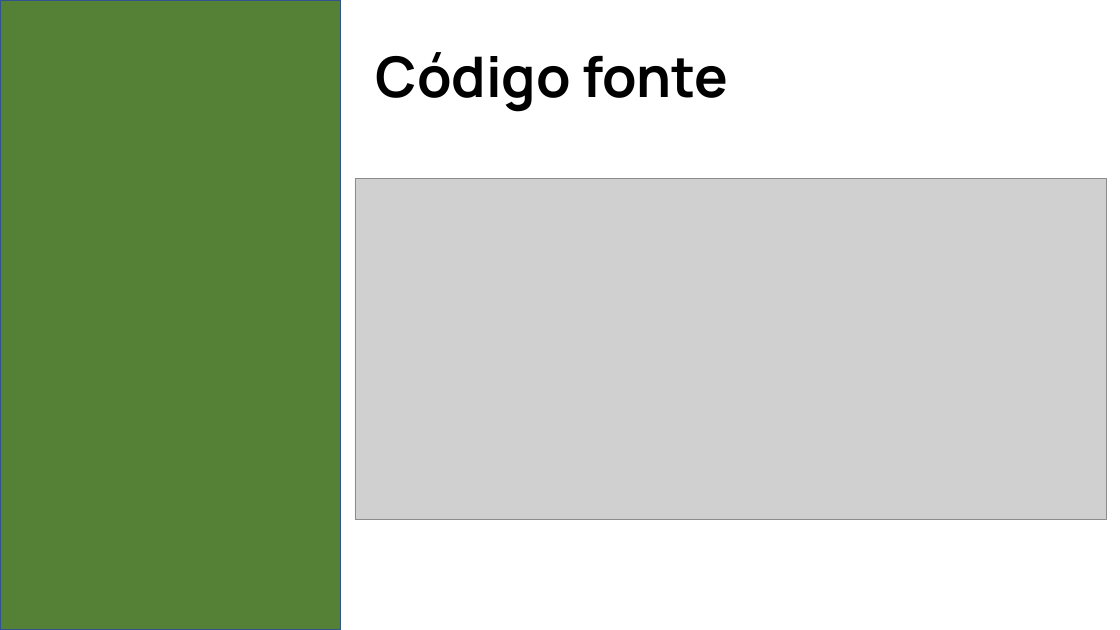
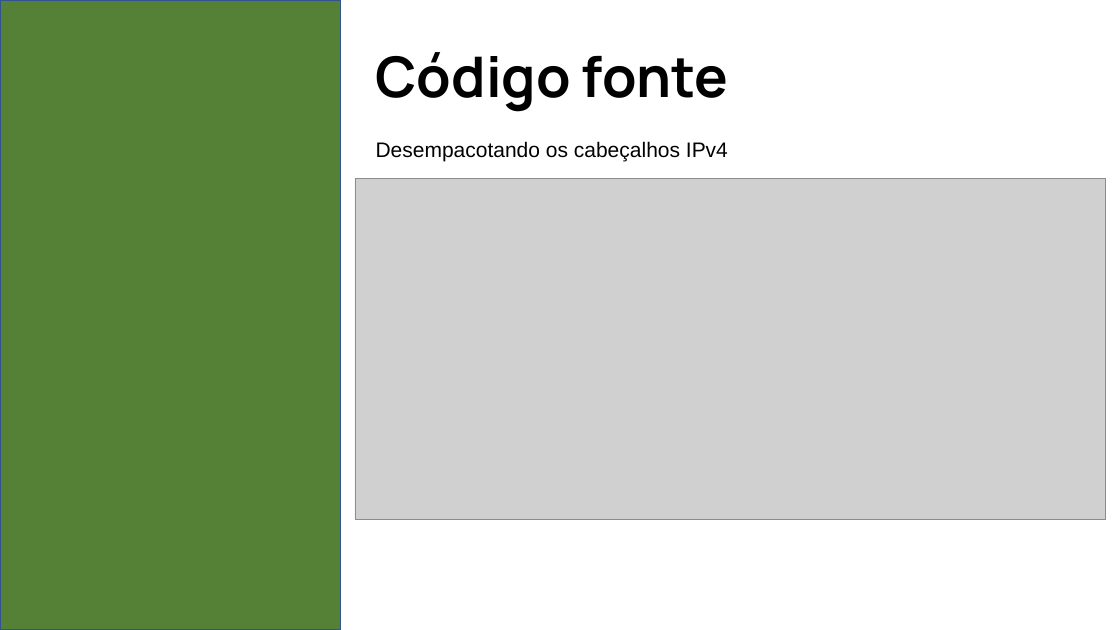
Before and after one commit to erick-andrade1/projeto-redes-2, a slide deck: slide 6 of Slide redes 2.pptx. Drawn at 1120x630 pixels with LibreOffice and Linux fonts; fonts in the diff are those of the drawing; grey boxes stand for pictures. Boxes give left, top, right and bottom in pixels: in the first picture for what was removed or moved away, otherwise in the second. Text is boxed around its words. In the diff, an @@ line names an element or a change of style, - is before the commit and + after.

```diff
--- a/Slide redes 2.pptx
+++ b/Slide redes 2.pptx
@@ text added at box(376, 141, 728, 161), 18 pt, text #000000 @@
+Desempacotando os cabeçalhos IPv4
```
Also in this commit, not shown: 2 other slides changed, 7 slides added, 5 slides removed, 2 other files.
